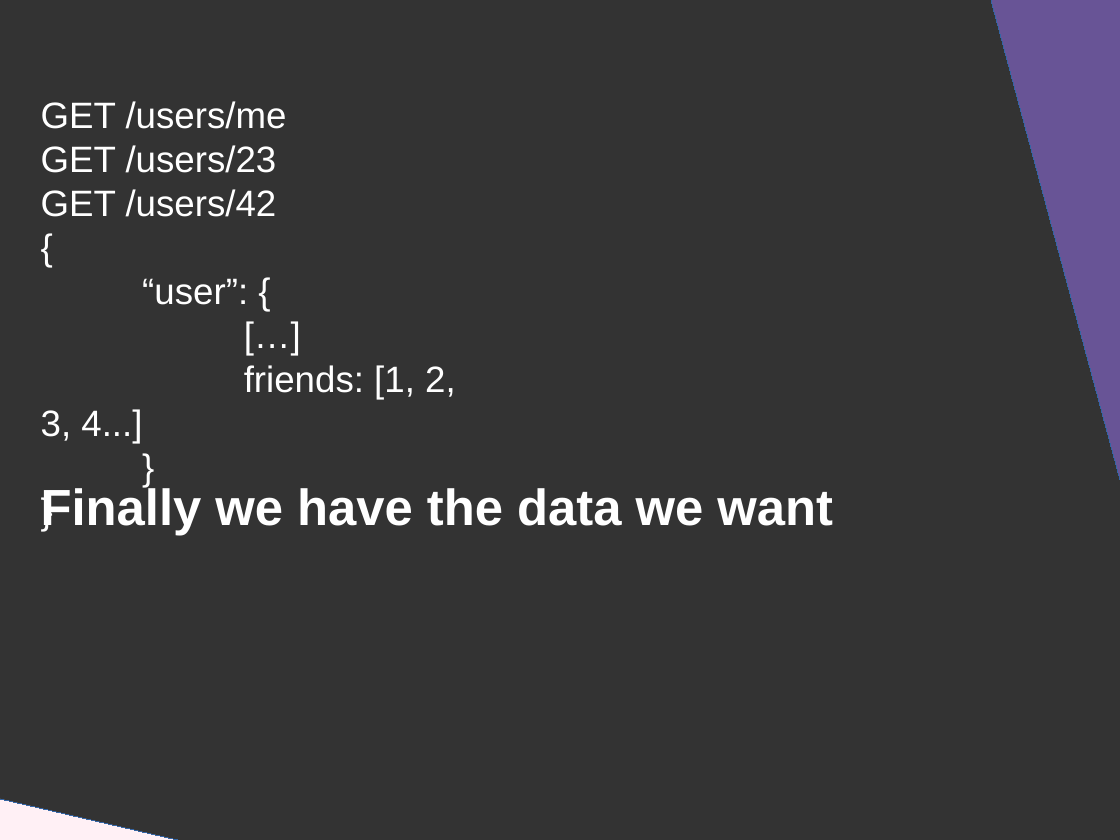
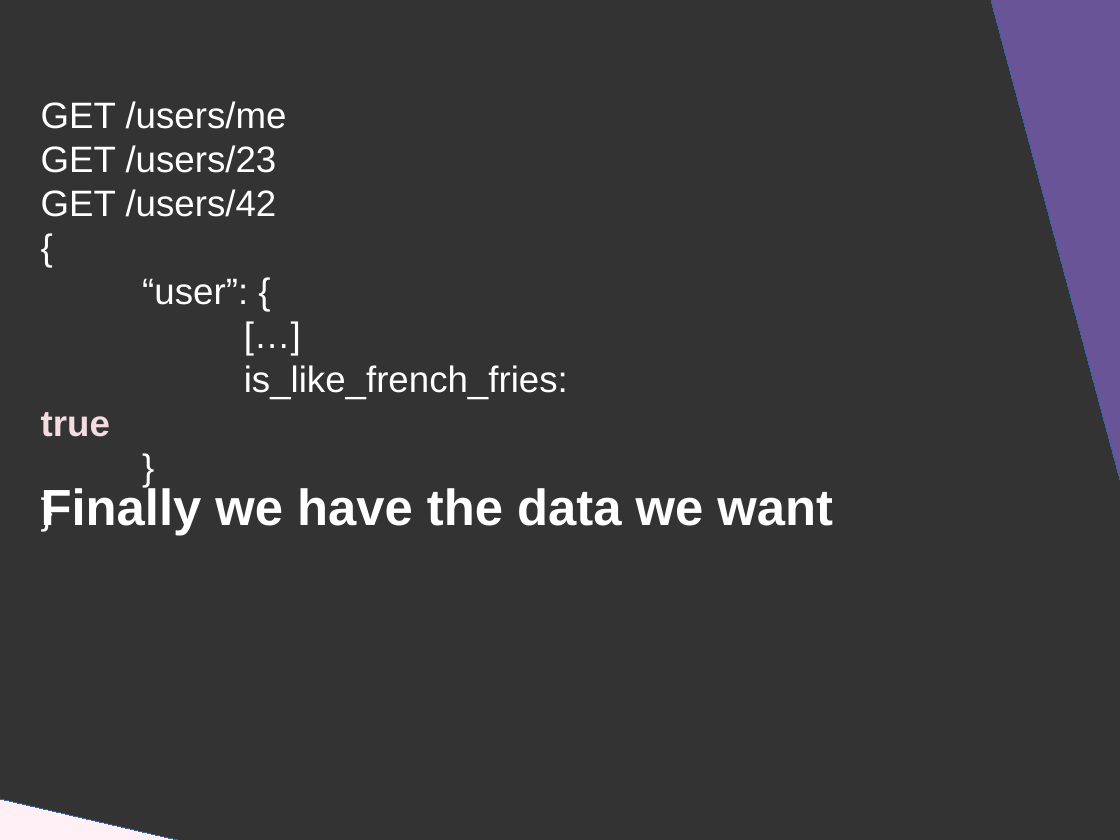
Before and after one commit to DanYellow/presentations, a slide deck: slide 18 of graphql/presentation.odp (slide 17 before the commit). Drawn at 1120x840 pixels with LibreOffice and Linux fonts; fonts in the diff are those of the drawing. Boxes give left, top, right and bottom in pixels: in the first picture for what was removed or moved away, otherwise in the second. Text is boxed around its words. In the diff, an @@ line names an element or a change of style, - is before the commit and + after.

```diff
--- a/graphql/presentation.odp
+++ b/graphql/presentation.odp
@@ title at bbox=[41, 101, 568, 437]: text changed @@
-GET /users/me
-GET /users/23
-GET /users/42
-{
-“user”: {
-[…]
-friends: [1, 2, 3, 4...]
-}
-}
+GET /users/me
+GET /users/23
+GET /users/42
+{
+“user”: {
+[…]
+is_like_french_fries: true
+}
+}
```
Also in this commit, not shown: 4 other slides changed, 3 slides added, 4 other files.
